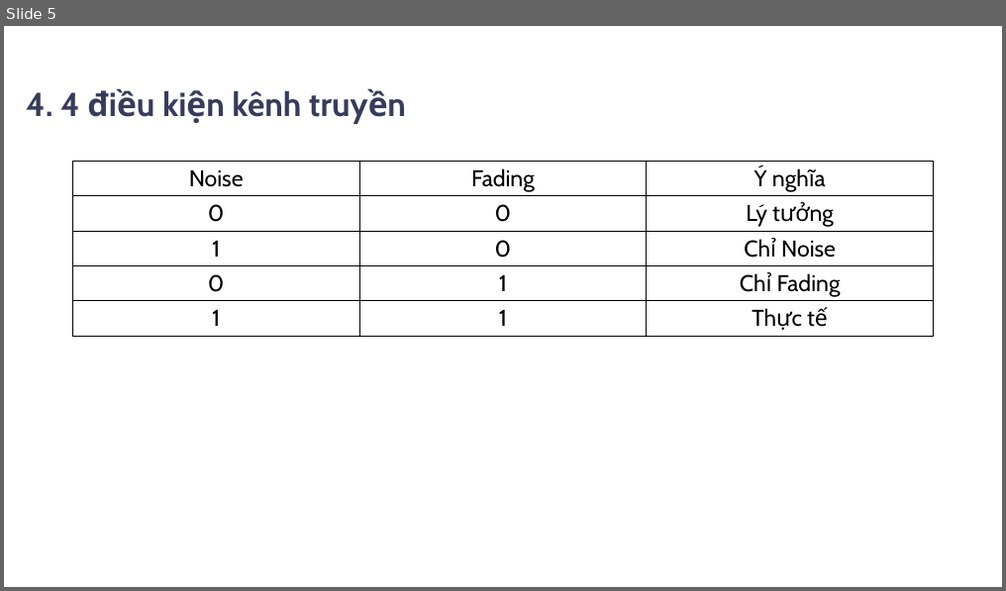
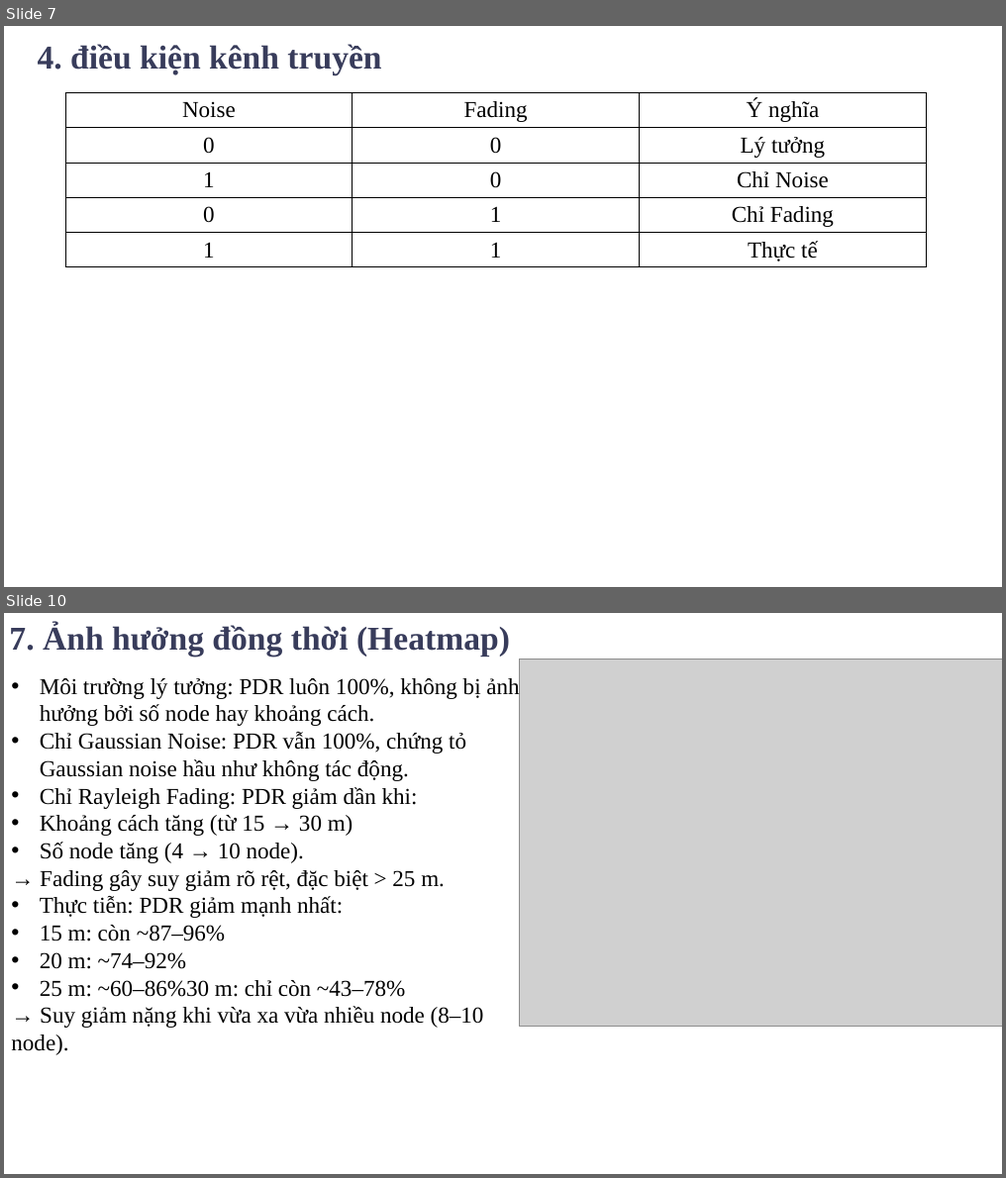
Before and after one commit to thevien257/Smart-Home-NS3-Zigbee, a slide deck: doc/slide/SlideBaoCaoLapTrinhMang.pptx. Shown one above the other, each under a label of ours: slide 5 before the commit, slides 7 and 10 after it; the slides between them are not shown. The pictures are 1006x591 and 1006x1178 pixels, drawn with LibreOffice and Linux fonts; fonts in the diff are those of the drawing; grey boxes stand for pictures; background and template pictures are left out. Boxes give left, top, right and bottom in pixels: in the first picture for what was removed or moved away, otherwise in the second. Text is boxed around its words. In the diff, an @@ line names an element or a change of style, - is before the commit and + after.

```diff
--- a/doc/slide/SlideBaoCaoLapTrinhMang.pptx
+++ b/doc/slide/SlideBaoCaoLapTrinhMang.pptx
@@ slide 10 added at [4,613,1002,1174], background picture (left out) @@
@@ text added at [9,623,510,656], 32 pt, text #383C5B, bold @@
+7. Ảnh hưởng đồng thời (Heatmap)
@@ picture added at [519,659,1002,1027] @@
@@ text added at [11,678,519,1056], 22 pt, text #000000 @@
+• Môi trường lý tưởng: PDR luôn 100%, không bị ảnh hưởng bởi số node hay khoảng cách.
+• Chỉ Gaussian Noise: PDR vẫn 100%, chứng tỏ Gaussian noise hầu như không tác động.
+• Chỉ Rayleigh Fading: PDR giảm dần khi:
+• Khoảng cách tăng (từ 15 → 30 m)
+• Số node tăng (4 → 10 node).
+→ Fading gây suy giảm rõ rệt, đặc biệt > 25 m.
+• Thực tiễn: PDR giảm mạnh nhất:
+• 15 m: còn ~87–96%
+• 20 m: ~74–92%
+• 25 m: ~60–86%30 m: chỉ còn ~43–78%
+→ Suy giảm nặng khi vừa xa vừa nhiều node (8–10 node).
@@ what was slide 5 is now slide 7 @@
@@ slide 7 changed as well @@
@@ text at [38,44,381,76]: text changed; font Cabin to Times New Roman @@
-4. 4 điều kiện kênh truyền
+4. điều kiện kênh truyền
@@ table at [65,92,926,267] @@
@@ font Cabin to Times New Roman @@
@@ table: place and size @@
-table at [73,162,933,336]
+table at [65,92,926,267]
```
Also in this commit, not shown: 8 other slides changed, 2 other slides added, 1 slide removed.
